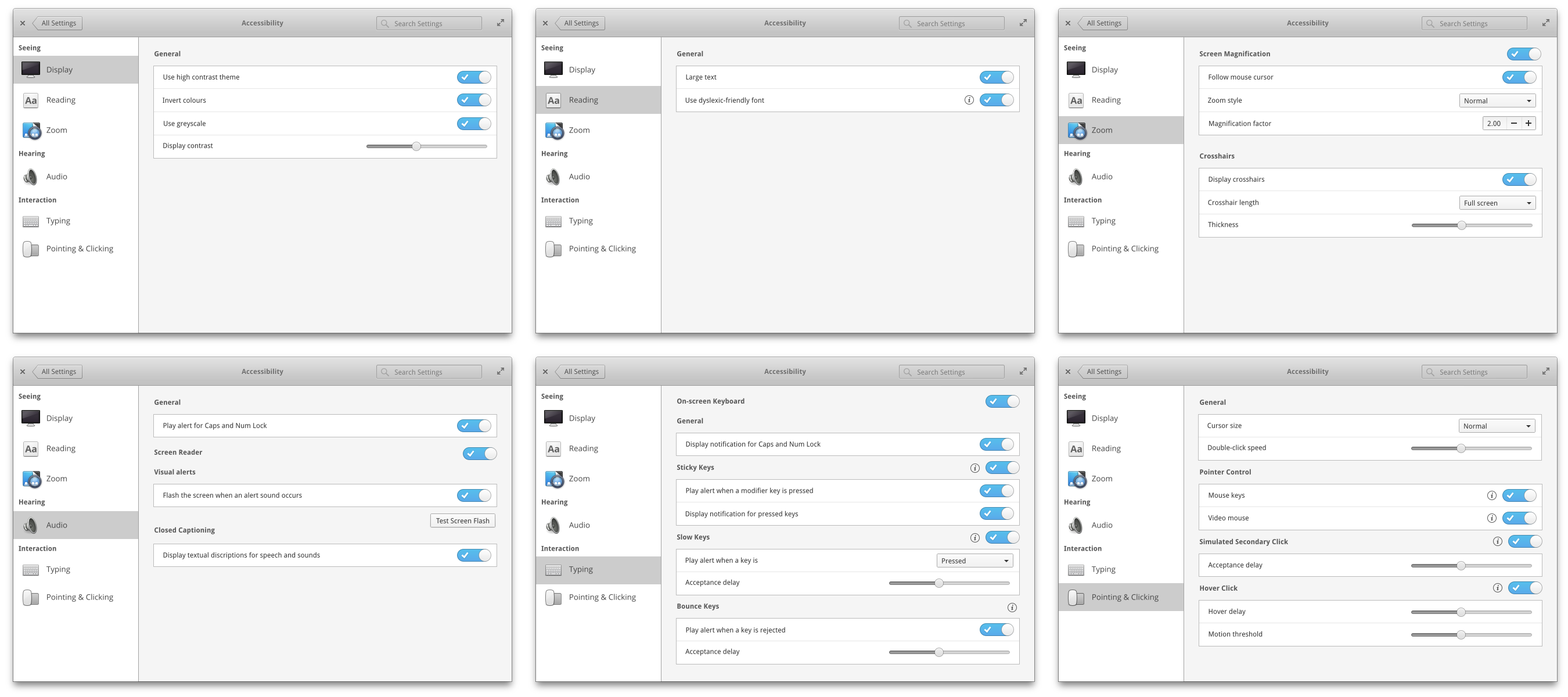
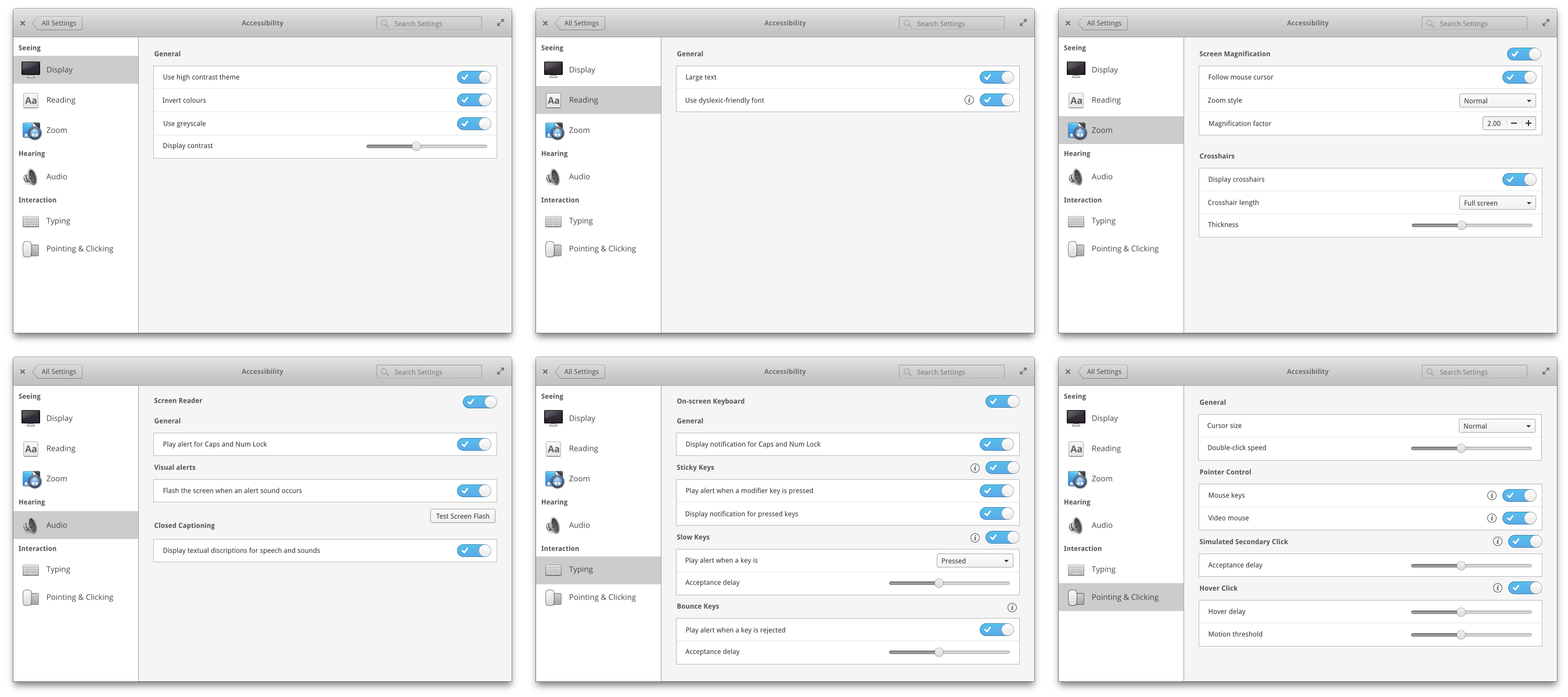
The second (1568, 697) image is a revision of the first. Changes to its layers:
painted on "accessibility_audio_alt.png" over [153, 395, 498, 567]
